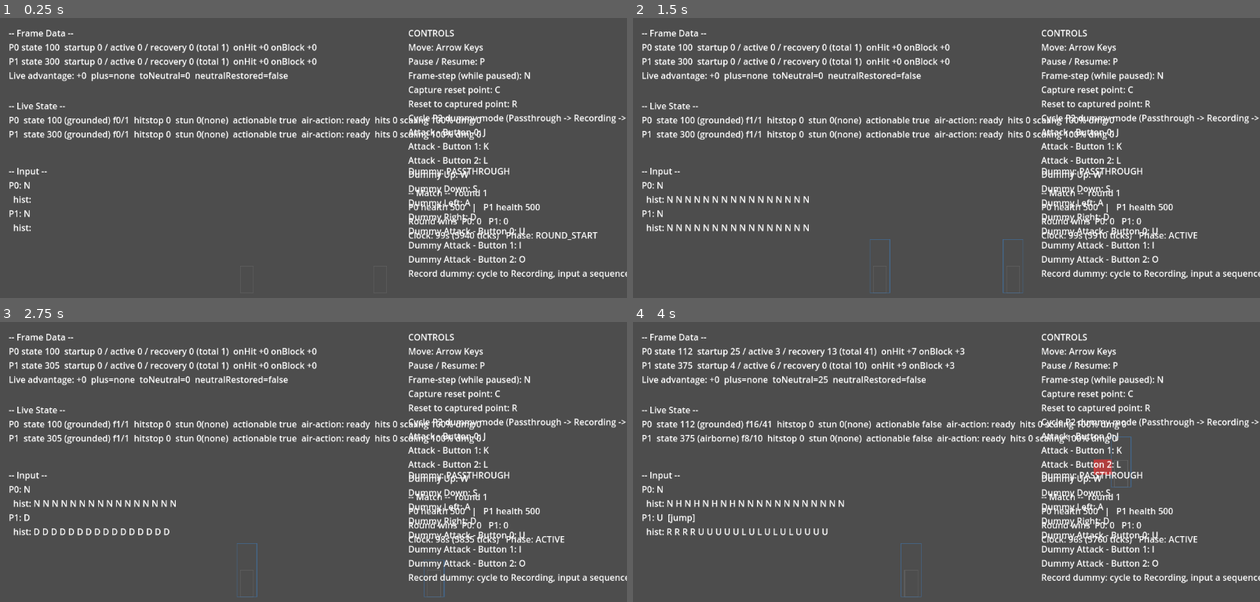
Above: before the commit, frames 1-4 (two rows, left to right).
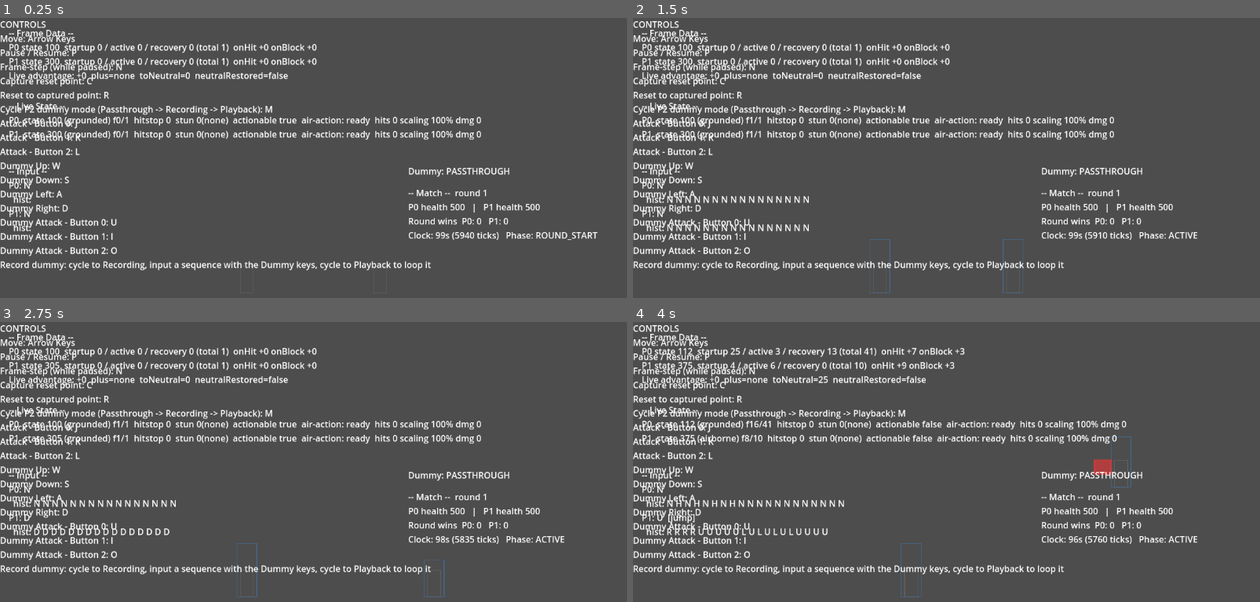
Above: after the commit, the same moments.

Repository: thetitan555/FoggyGlass
Game: Godot game, scene res://scenes/training_mode.tscn
Two runs of this game, one before a commit and one after it. Both use one fixed random seed, a clock stepped at 60 frames per second and the inputs below. This scene is started directly instead of the project's main scene.
Inputs:
- Up to frame 1 (0.25 s): no input
- Up to frame 2 (1.5 s): tap Enter at 0.5 s; hold D (tm_dummy_right) 0.53-1.28 s; hold J (tm_button_0) 0.53-1.28 s; tap R (tm_do_reset) at 1.25 s; hold S (tm_dummy_down) from 1.28 s (still down); tap K (tm_button_1) at 1.35 s
- Up to frame 3 (2.75 s): release S (tm_dummy_down) at 2.03 s; hold D (tm_dummy_right) from 2.03 s (still down); hold L (tm_button_2) from 2.03 s (still down)
- Up to frame 4 (4 s): release D (tm_dummy_right) at 2.78 s; release L (tm_button_2) at 2.78 s; hold W (tm_dummy_up) 2.78-3.53 s; tap U (tm_dummy_button_0) at 2.85 s; hold A (tm_dummy_left) from 3.53 s (still down); hold I (tm_dummy_button_1) from 3.53 s (still down)

The runs differ from the first frame. In frame 1, 7.7% of the frame differs, in the area x 0-100%, y 1-94%; in frame 2, 7.7%; in frame 3, 7.7%; in frame 4, 7.7%.

Commit message:
moving text overlays around so i can read them

Diff:
--- a/game/scenes/training_mode.tscn
+++ b/game/scenes/training_mode.tscn
@@ -65,10 +65,8 @@
 [node name="ControlsLegend" type="Control" parent="."]
 layout_mode = 3
 anchors_preset = 0
-offset_left = 750.0
-offset_top = 16.0
-offset_right = 1136.0
-offset_bottom = 260.0
+offset_right = 386.0
+offset_bottom = 244.0
 script = ExtResource("7_legend")
 
 [node name="Label" type="Label" parent="ControlsLegend"]
